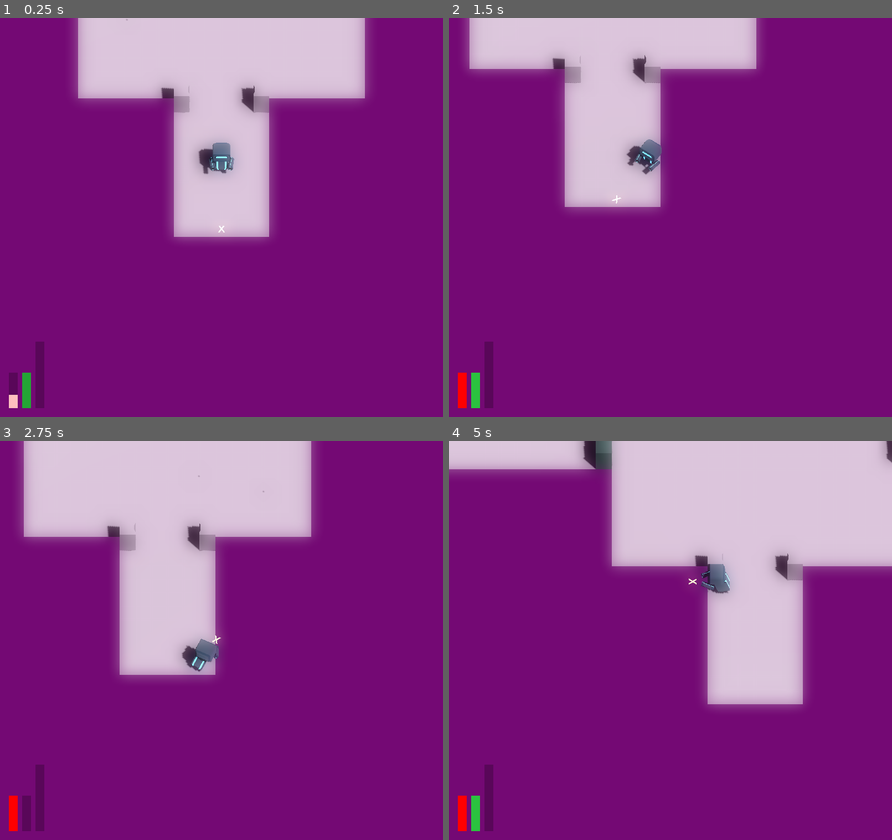
Above: before the commit, frames 1-4 (two rows, left to right).
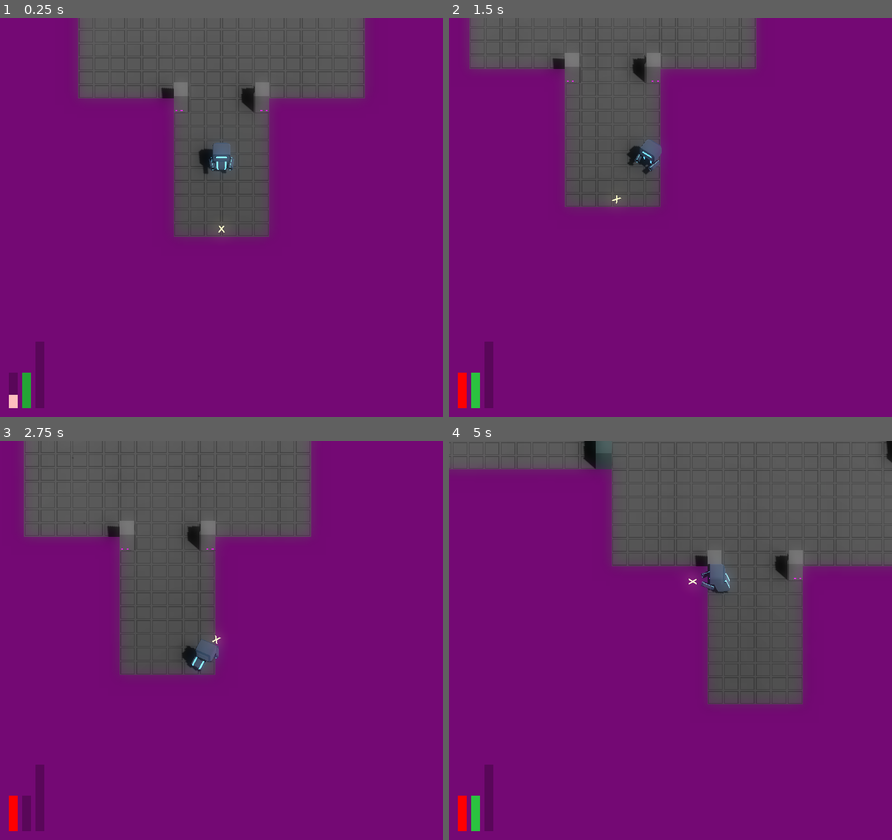
Above: after the commit, the same moments.

Repository: JackEvans24/bullet-absorb
Game: Godot game, scene res://scenes/main.tscn
Same seed, same stepped clock (60 frames per second), same inputs: the game is played once before the commit and once after it.
Inputs (mouse positions are in pixels of both pictures, inside the frame that each line leads up to):
- Up to frame 1 (0.25 s): no input
- Up to frame 2 (1.5 s): move the mouse to (767, 197) at 0.52 s; press the mouse at (767, 197) at 0.53 s; hold D (move_right) 0.53-1.28 s; move the mouse to (581, 237) at 1.27 s; release the mouse at (581, 237) at 1.28 s; hold S (move_back) from 1.28 s (still down); tap Ctrl (absorb) at 1.35 s
- Up to frame 3 (2.75 s): click (132, 660) at 1.55 s; move the mouse to (265, 552) at 2.02 s; release S (move_back) at 2.03 s; press the mouse at (265, 552) at 2.03 s; hold D (move_right) from 2.03 s (still down); tap Space (dash) at 2.1 s
- Up to frame 4 (5 s): move the mouse to (648, 720) at 2.77 s; release D (move_right) at 2.78 s; release the mouse at (648, 720) at 2.78 s; hold W (move_forward) 2.78-3.53 s; click (648, 720) at 2.85 s; move the mouse to (803, 700) at 3.52 s; press the mouse at (803, 700) at 3.53 s; hold A (move_left) from 3.53 s (still down); move the mouse to (537, 580) at 4.27 s; release the mouse at (537, 580) at 4.28 s; tap Ctrl (absorb) at 4.35 s; click (537, 580) at 4.55 s

The runs differ from the first frame. In frame 1, 21% of the frame differs, in the area x 17-83%, y 0-56%; in frame 2, 16%; in frame 3, 24%; in frame 4, 31%, in the area x 0-100%, y 0-67%.

Commit message:
fix: convert fire power consumption to calculated property

Diff:
--- a/scripts/data/player_stats.gd
+++ b/scripts/data/player_stats.gd
@@ -8,4 +8,5 @@
 @export var absorb_windup_modifier := 1.5
 @export var absorb_area := 1.0
 
-var fire_power_consumption := 1.0 / fire_power_consumption_modifier
+var fire_power_consumption: float:
+    get: return 1.0 / fire_power_consumption_modifier
